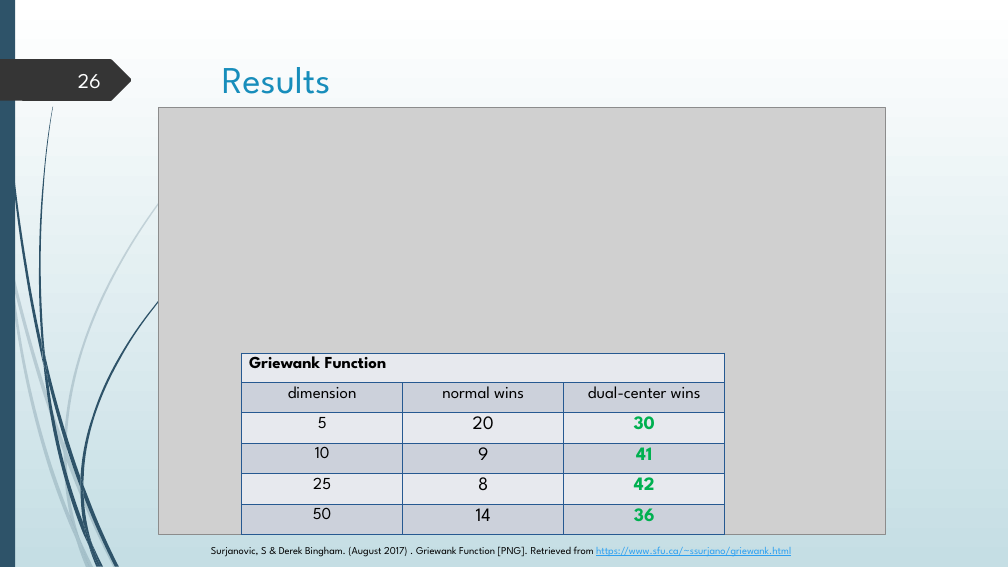
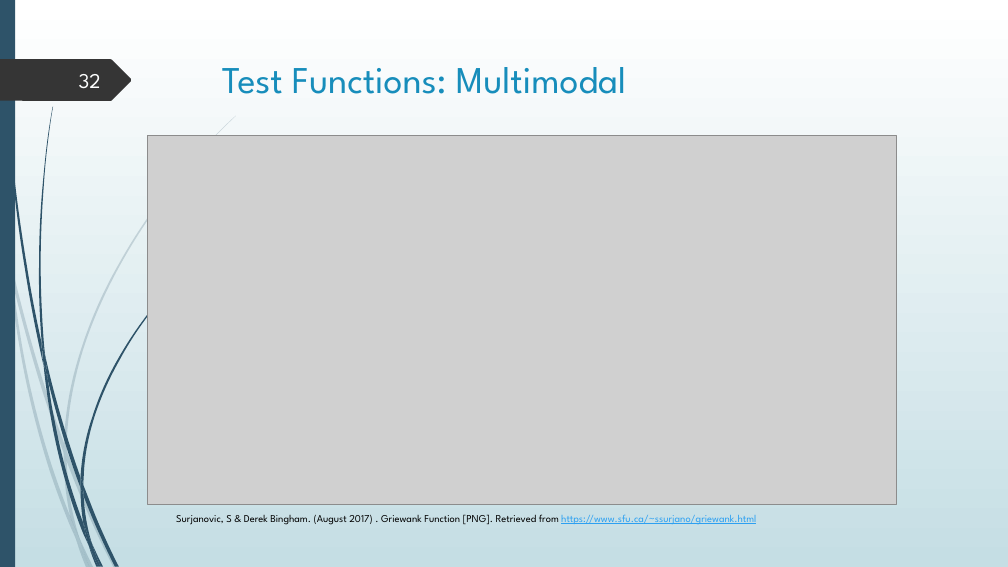
Before and after one commit to GingerLion/DualCenterCMAES, a slide deck: slide 32 of Thesis/DualcenterCMAES.pptx (slide 26 before the commit). Drawn at 1008x567 pixels with LibreOffice and Linux fonts; fonts in the diff are those of the drawing; grey boxes stand for pictures. Boxes give left, top, right and bottom in pixels: in the first picture for what was removed or moved away, otherwise in the second. Text is boxed around its words. In the diff, an @@ line names an element or a change of style, - is before the commit and + after.

```diff
--- a/Thesis/DualcenterCMAES.pptx
+++ b/Thesis/DualcenterCMAES.pptx
@@ page number at <box>79,74,101,89</box>: text changed @@
-26
+32
@@ title at <box>222,67,626,94</box>: text changed @@
-Results
+Test Functions: Multimodal
@@ picture: place and size @@
-picture at <box>158,107,885,535</box>
+picture at <box>148,135,898,504</box>
@@ table removed at <box>242,353,725,535</box>, 6 rows, 3 columns @@
-Griewank Function |  | 
-dimension | normal wins | dual-center wins
-5 | 20 | 30
-10 | 9 | 41
-25 | 8 | 42
-50 | 14 | 36
@@ text "Surjanovic, S & Derek Bingham. ...": place and size @@
-text "Surjanovic, S & Derek Bingham. ..." at <box>211,546,791,557</box>
+text "Surjanovic, S & Derek Bingham. ..." at <box>176,514,756,525</box>
```
Also in this commit, not shown: 14 other slides changed, 28 slides added, 6 slides removed, 12 other files.
